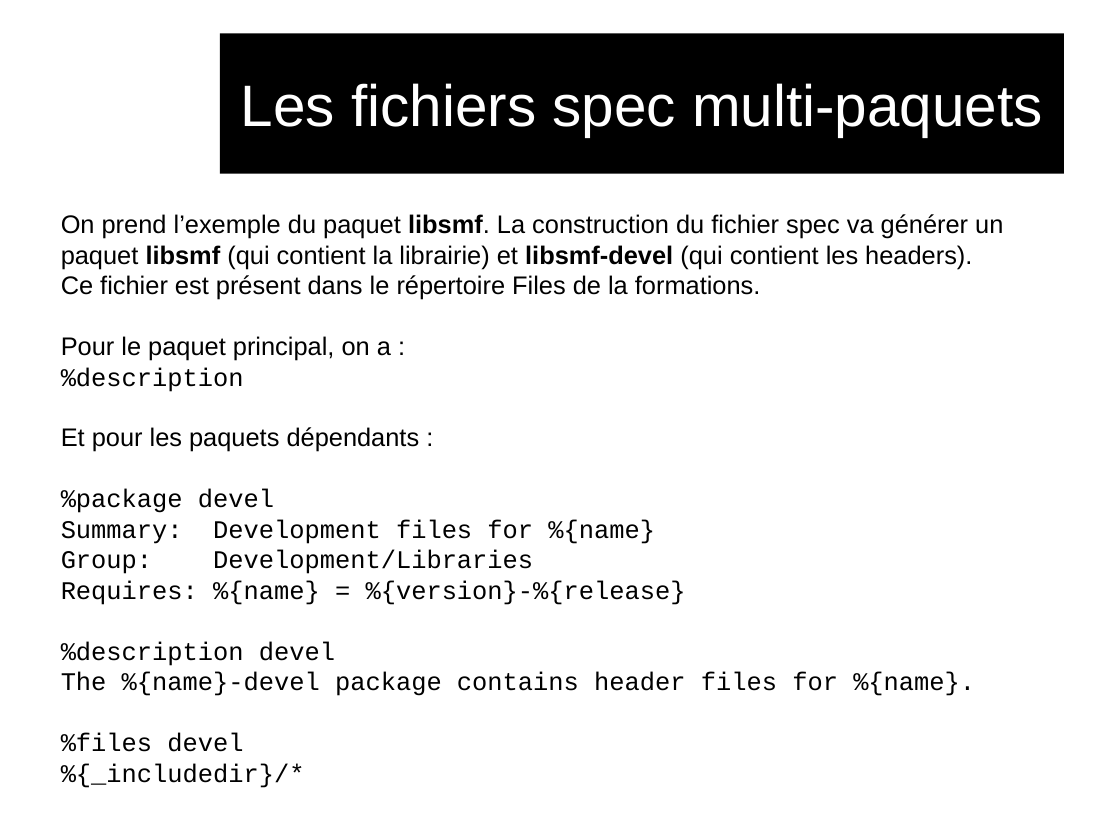
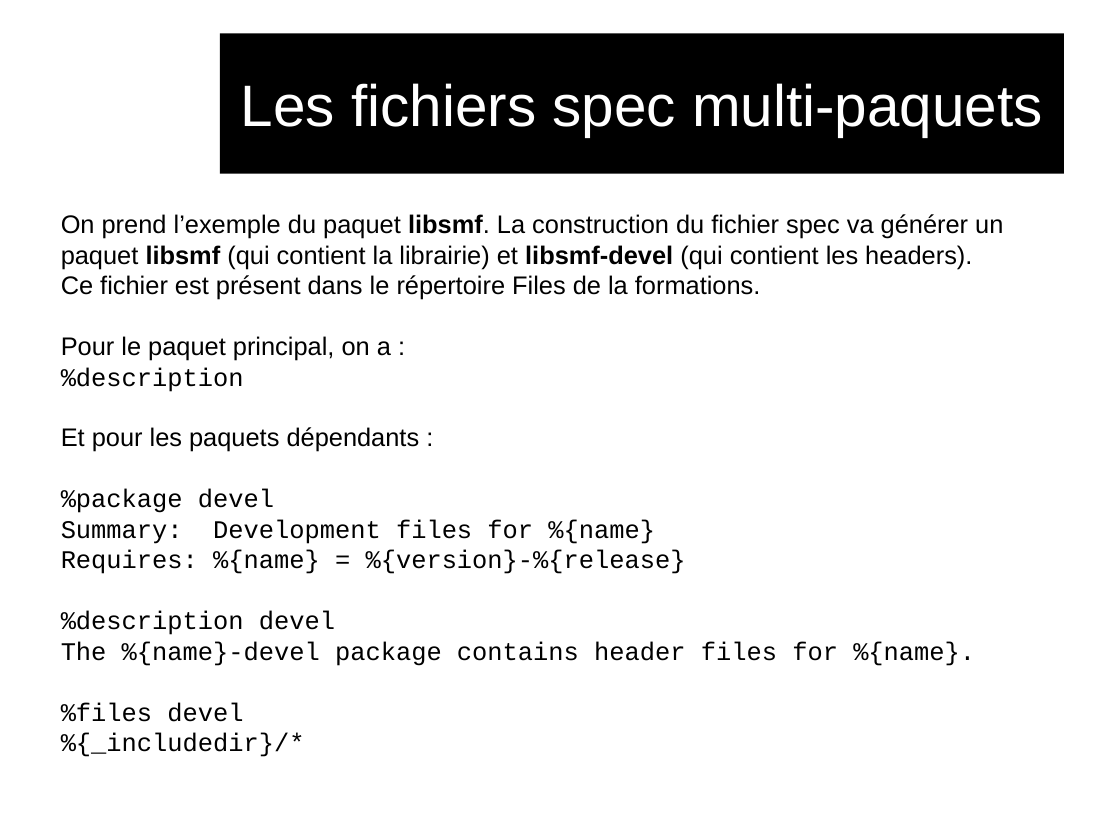
Before and after one commit to audinux/audinux.github.io, a slide deck: slide 28 of workshop/rpm/rpm.odp (slide 27 before the commit). Drawn at 1120x840 pixels with LibreOffice and Linux fonts; fonts in the diff are those of the drawing; background and template pictures are left out. Boxes give left, top, right and bottom in pixels: in the first picture for what was removed or moved away, otherwise in the second. Text is boxed around its words. In the diff, an @@ line names an element or a change of style, - is before the commit and + after.

```diff
--- a/workshop/rpm/rpm.odp
+++ b/workshop/rpm/rpm.odp
@@ text at [61, 550, 533, 574]: paragraph removed @@
-Group: Development/Libraries
```
Also in this commit, not shown: 10 other slides changed, 1 slide added, 2 other files.
